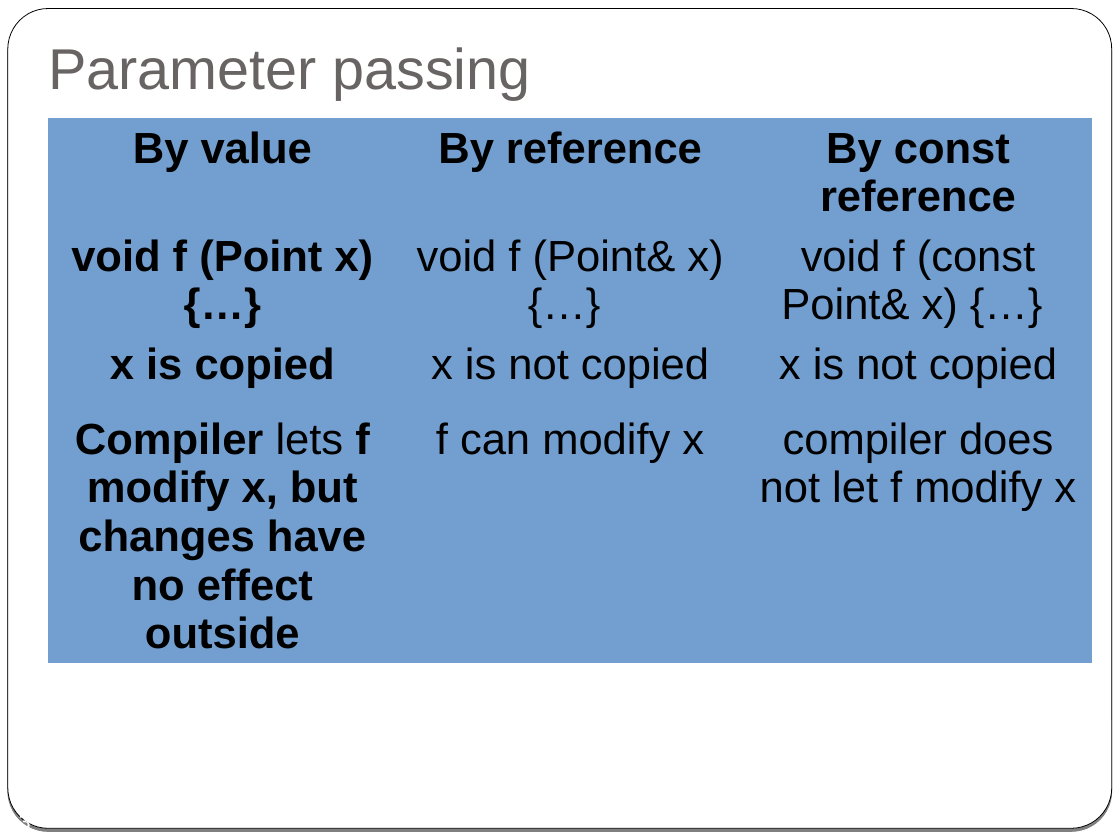
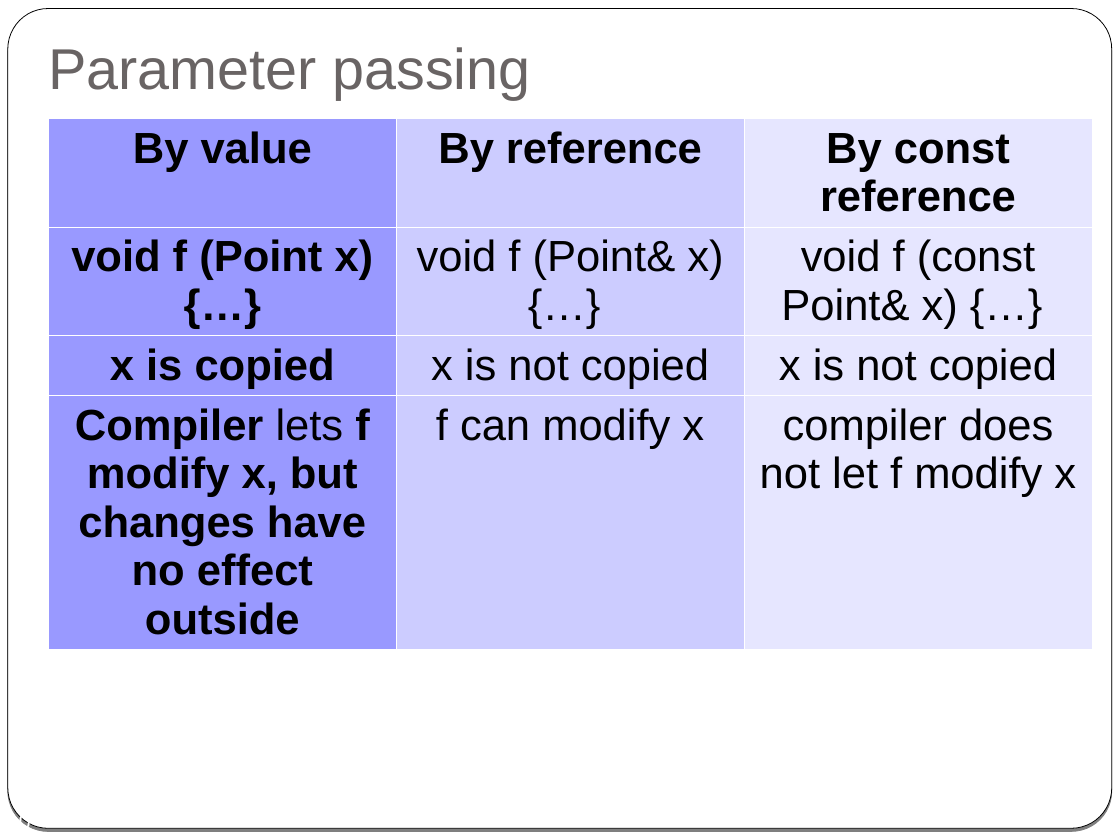
Before and after one commit to cpp-at-ariel/cpp-5778, a slide deck: slide 10 of week03-reference-const/slides-reference.odp (slide 13 before the commit). Drawn at 1120x840 pixels with LibreOffice and Linux fonts; fonts in the diff are those of the drawing. Boxes give left, top, right and bottom in pixels: in the first picture for what was removed or moved away, otherwise in the second. Text is boxed around its words. In the diff, an @@ line names an element or a change of style, - is before the commit and + after.

```diff
--- a/week03-reference-const/slides-reference.odp
+++ b/week03-reference-const/slides-reference.odp
@@ table at <box>48,118,1093,662</box> @@
@@ fill #729FCF to #9999FF in 4 cells @@
@@ fill #729FCF to #CCCCFF in 4 cells @@
@@ fill #729FCF to #E6E6FF in 4 cells @@
@@ borders changed @@
@@ page number at <box>6,812,30,827</box>: text changed @@
-13
+10
```
Also in this commit, not shown: 6 other slides changed, 8 slides removed, 30 other files.
